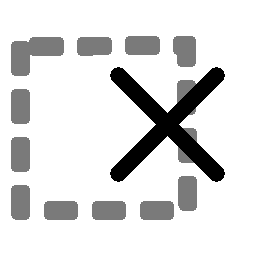
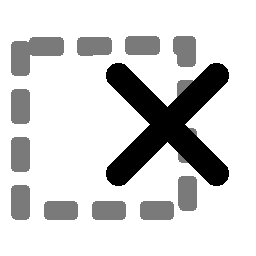
Comparing the layer stacks of the two 256 x 256 images. Changes:
painted on "Layer" over (x1=106, y1=63, x2=229, y2=186)
